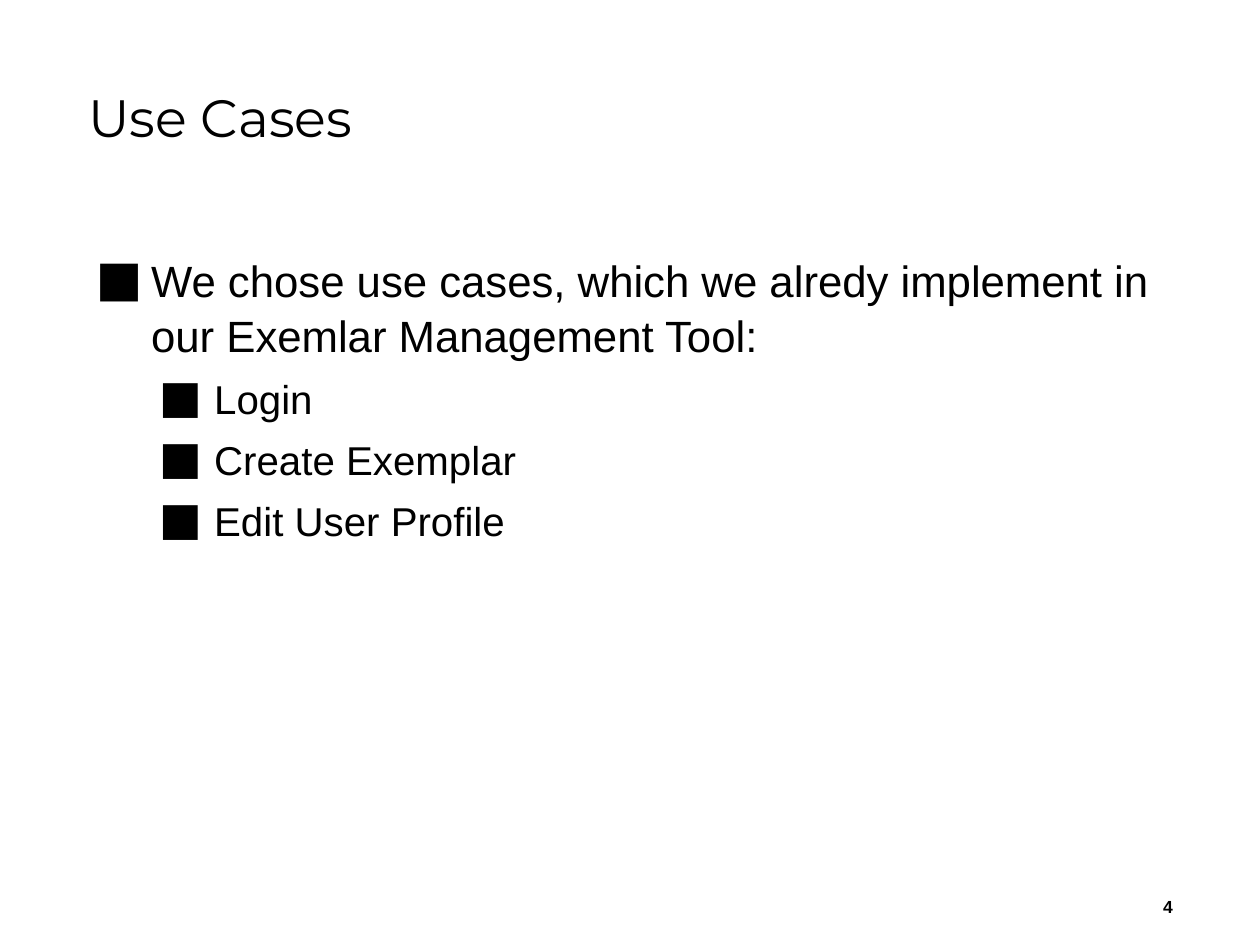
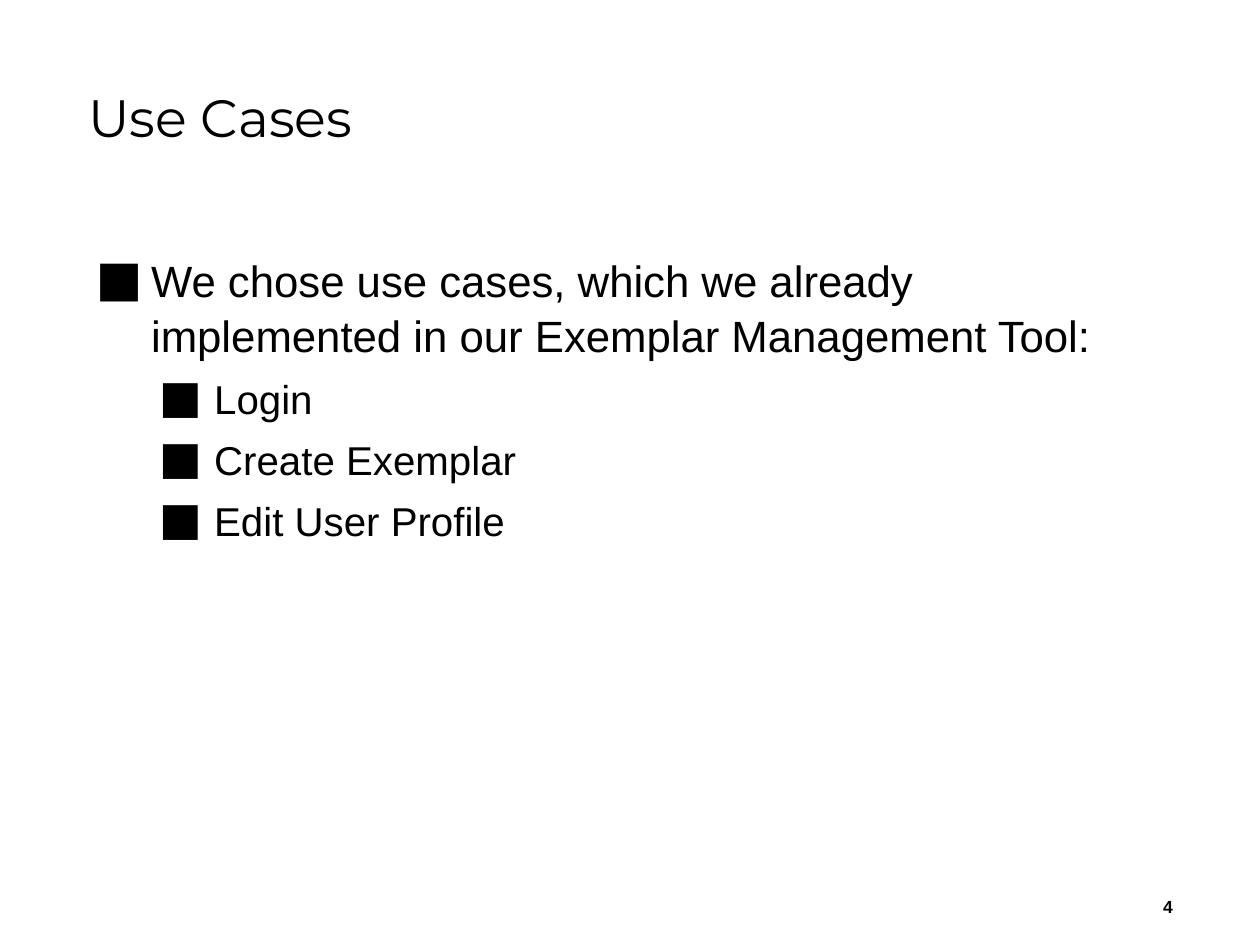
Before and after one commit to kevschuetz/exemplar-mgmt-system-swing, a slide deck: slide 4 of Documents/Release 2/ReleasePräsentation2__Team04.pptx. Drawn at 1260x945 pixels with LibreOffice and Linux fonts; fonts in the diff are those of the drawing; background and template pictures are left out. Boxes give left, top, right and bottom in pixels: in the first picture for what was removed or moved away, otherwise in the second. Text is boxed around its words. In the diff, an @@ line names an element or a change of style, - is before the commit and + after.

```diff
--- a/Documents/Release 2/ReleasePräsentation2__Team04.pptx
+++ b/Documents/Release 2/ReleasePräsentation2__Team04.pptx
@@ text at [151,265,1090,361]: text changed @@
-⬛ We chose use cases, which we alredy implement in our Exemlar Management Tool:
+⬛ We chose use cases, which we already implemented in our Exemplar Management Tool:
```
Also in this commit, not shown: 3 other slides changed, 1 other file.
